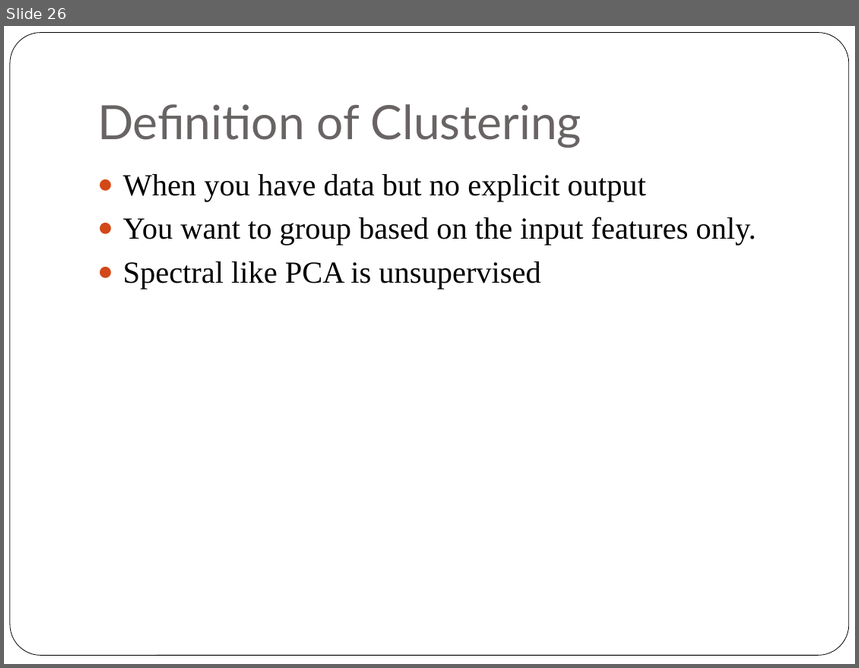
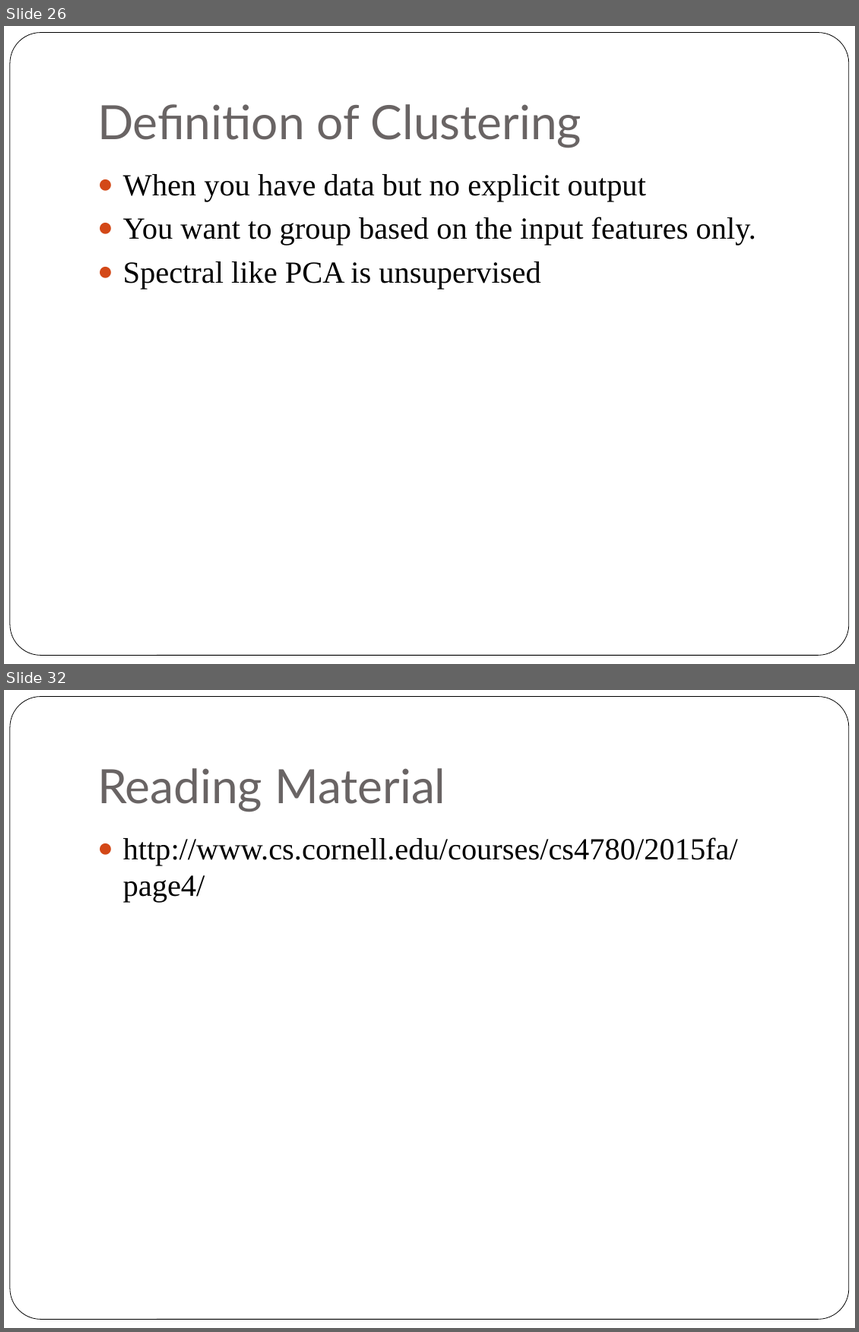
Before and after one commit to navkapil/matlab, a slide deck: Kernel methods.pptx. Shown one above the other, each under a label of ours: slide 26 before the commit, slides 26 and 32 after it; the slides between them are not shown. The pictures are 859x668 and 859x1332 pixels, drawn with LibreOffice and Linux fonts; fonts in the diff are those of the drawing. Boxes give left, top, right and bottom in pixels: in the first picture for what was removed or moved away, otherwise in the second. Text is boxed around its words. In the diff, an @@ line names an element or a change of style, - is before the commit and + after.

```diff
--- a/Kernel methods.pptx
+++ b/Kernel methods.pptx
@@ slide 32 added at [4, 690, 855, 1328], background #FFFFFF; not listed: 1 template element that a slide beside it also shows @@
@@ title added at [97, 768, 446, 812], 40 pt, text #696464 @@
+Reading Material
@@ text added at [123, 837, 738, 903], 26 pt, text #000000 @@
+● http://www.cs.cornell.edu/courses/cs4780/2015fa/page4/
```
Also in this commit, not shown: 4 slides changed, 5 other slides added, 2 slides removed.
